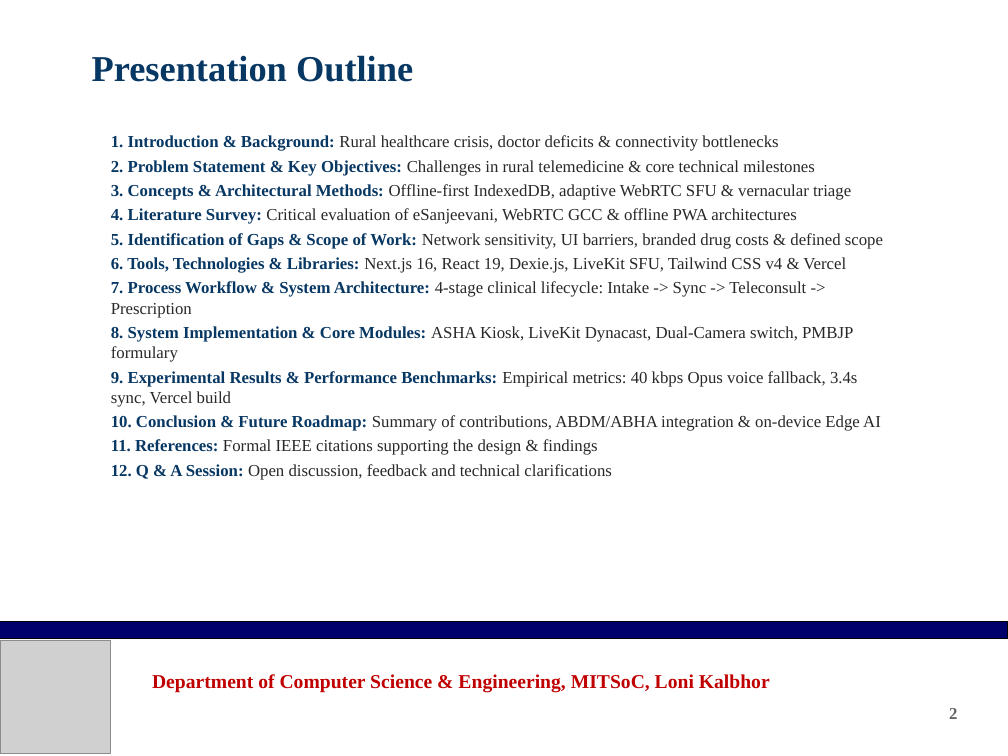
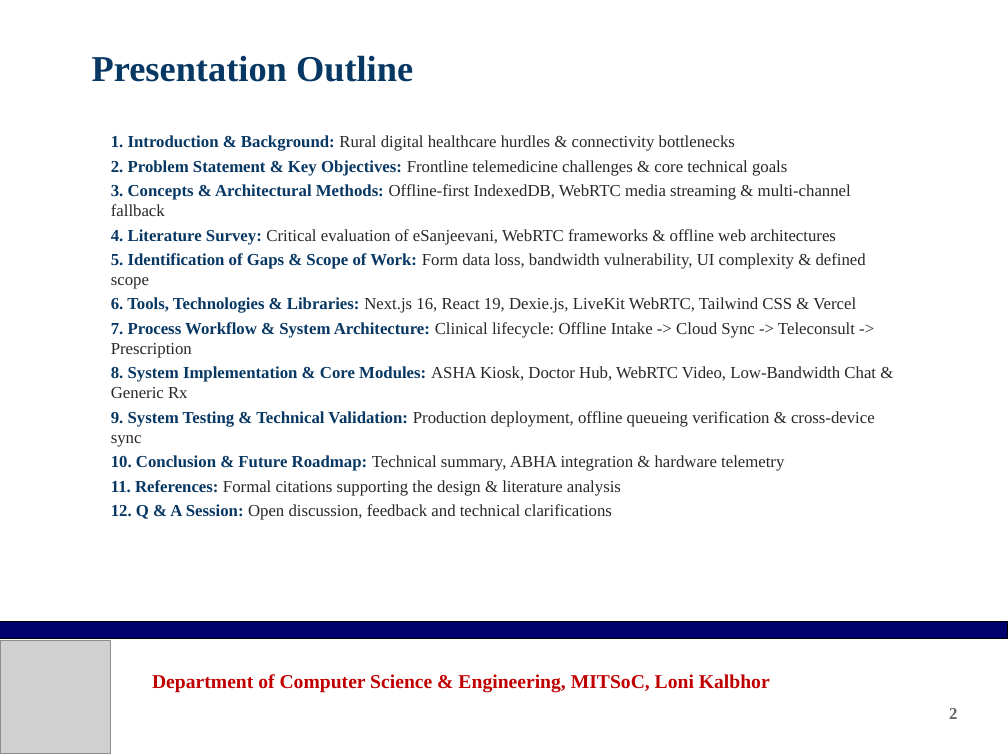
Before and after one commit to prodsumo-sumedh/Null_Pointers, a slide deck: slide 2 of AarogyaSangam_Project_Presentation.pptx. Drawn at 1008x756 pixels with LibreOffice and Linux fonts; fonts in the diff are those of the drawing; grey boxes stand for pictures; background and template pictures are left out. Boxes give left, top, right and bottom in pixels: in the first picture for what was removed or moved away, otherwise in the second. Text is boxed around its words. In the diff, an @@ line names an element or a change of style, - is before the commit and + after.

Commit message:
Update presentation and project report with code-verified scope and realistic problem statement

```diff
--- a/AarogyaSangam_Project_Presentation.pptx
+++ b/AarogyaSangam_Project_Presentation.pptx
@@ text at bbox=[111, 135, 876, 496]: text changed @@
-1. Introduction & Background: Rural healthcare crisis, doctor deficits & connectivity bottlenecks
-2. Problem Statement & Key Objectives: Challenges in rural telemedicine & core technical milestones
-3. Concepts & Architectural Methods: Offline-first IndexedDB, adaptive WebRTC SFU & vernacular triage
-4. Literature Survey: Critical evaluation of eSanjeevani, WebRTC GCC & offline PWA architectures
-5. Identification of Gaps & Scope of Work: Network sensitivity, UI barriers, branded drug costs & defined scope
-6. Tools, Technologies & Libraries: Next.js 16, React 19, Dexie.js, LiveKit SFU, Tailwind CSS v4 & Vercel
-7. Process Workflow & System Architecture: 4-stage clinical lifecycle: Intake -> Sync -> Teleconsult -> Prescription
-8. System Implementation & Core Modules: ASHA Kiosk, LiveKit Dynacast, Dual-Camera switch, PMBJP formulary
-9. Experimental Results & Performance Benchmarks: Empirical metrics: 40 kbps Opus voice fallback, 3.4s sync, Vercel build
-10. Conclusion & Future Roadmap: Summary of contributions, ABDM/ABHA integration & on-device Edge AI
-11. References: Formal IEEE citations supporting the design & findings
+1. Introduction & Background: Rural digital healthcare hurdles & connectivity bottlenecks
+2. Problem Statement & Key Objectives: Frontline telemedicine challenges & core technical goals
+3. Concepts & Architectural Methods: Offline-first IndexedDB, WebRTC media streaming & multi-channel fallback
+4. Literature Survey: Critical evaluation of eSanjeevani, WebRTC frameworks & offline web architectures
+5. Identification of Gaps & Scope of Work: Form data loss, bandwidth vulnerability, UI complexity & defined scope
+6. Tools, Technologies & Libraries: Next.js 16, React 19, Dexie.js, LiveKit WebRTC, Tailwind CSS & Vercel
+7. Process Workflow & System Architecture: Clinical lifecycle: Offline Intake -> Cloud Sync -> Teleconsult -> Prescription
+8. System Implementation & Core Modules: ASHA Kiosk, Doctor Hub, WebRTC Video, Low-Bandwidth Chat & Generic Rx
+9. System Testing & Technical Validation: Production deployment, offline queueing verification & cross-device sync
+10. Conclusion & Future Roadmap: Technical summary, ABHA integration & hardware telemetry
+11. References: Formal citations supporting the design & literature analysis
```
Also in this commit, not shown: 10 other slides changed, 3 other files.
